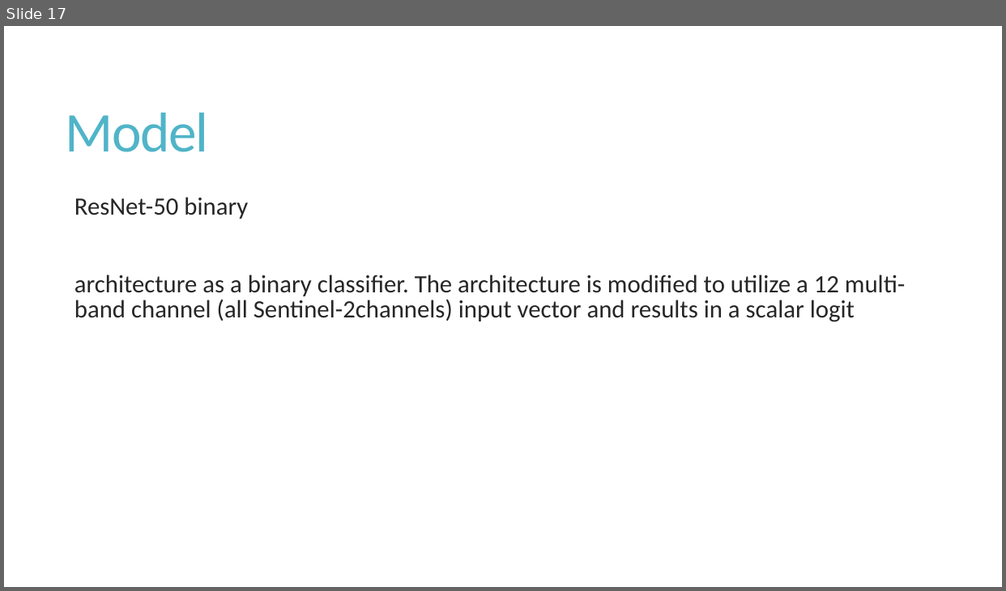
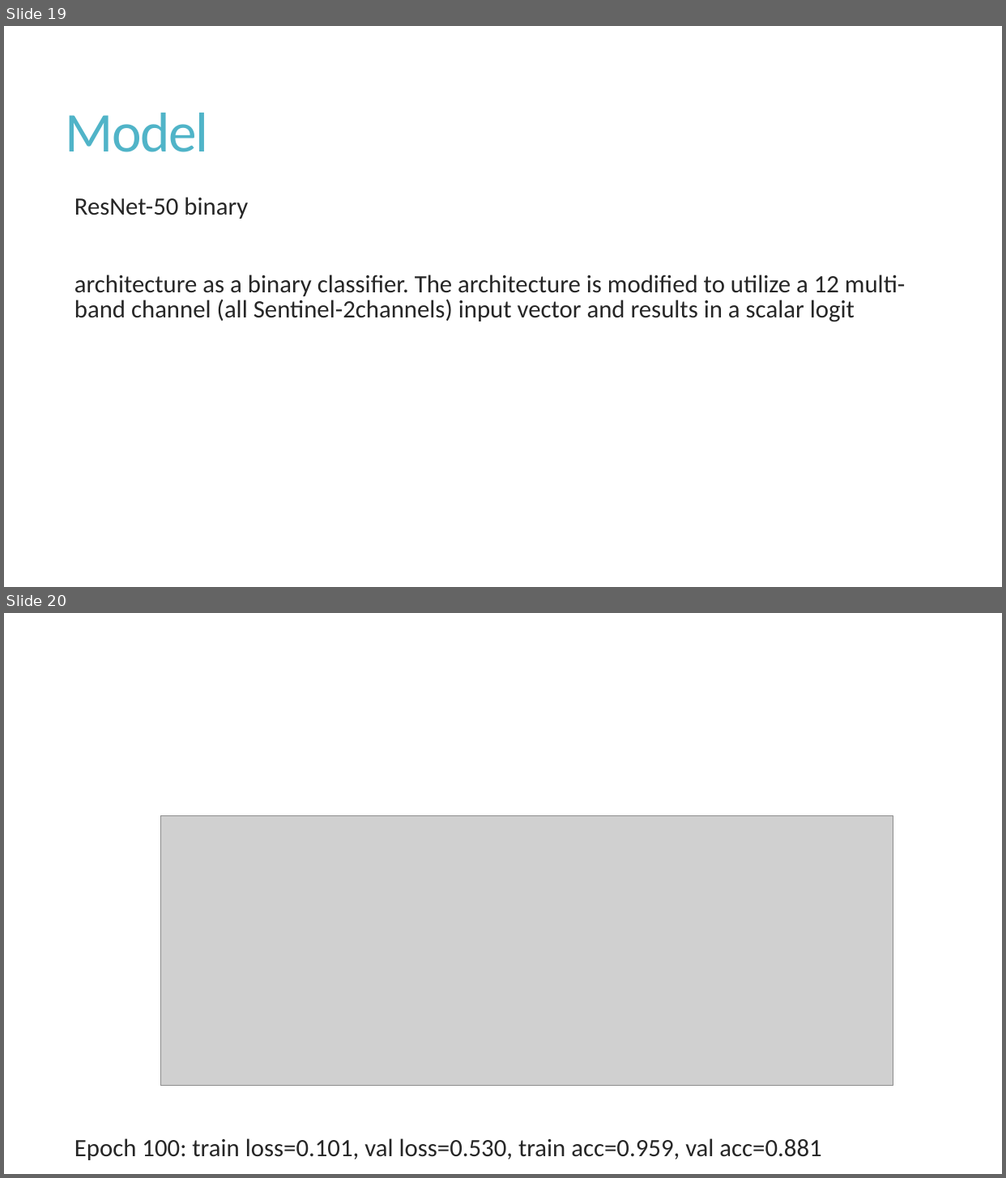
Before and after one commit to shugaibl/T012Project, a slide deck: Pres.pptx. Shown one above the other, each under a label of ours: slide 17 before the commit, slides 19 and 20 after it. The pictures are 1006x591 and 1006x1178 pixels, drawn with LibreOffice and Linux fonts; fonts in the diff are those of the drawing; grey boxes stand for pictures. Boxes give left, top, right and bottom in pixels: in the first picture for what was removed or moved away, otherwise in the second. Text is boxed around its words. In the diff, an @@ line names an element or a change of style, - is before the commit and + after.

```diff
--- a/Pres.pptx
+++ b/Pres.pptx
@@ slide 20 added at <box>4,613,1002,1174</box>, background #FFFFFF @@
@@ picture added at <box>160,815,893,1086</box> @@
@@ text added at <box>74,1139,821,1161</box>, 24 pt, text #262626 @@
+  Epoch 100: train loss=0.101, val loss=0.530, train acc=0.959, val acc=0.881
@@ what was slide 17 is now slide 19 @@
```
Also in this commit, not shown: 1 slide changed, 2 other slides added, 1 slide removed.
